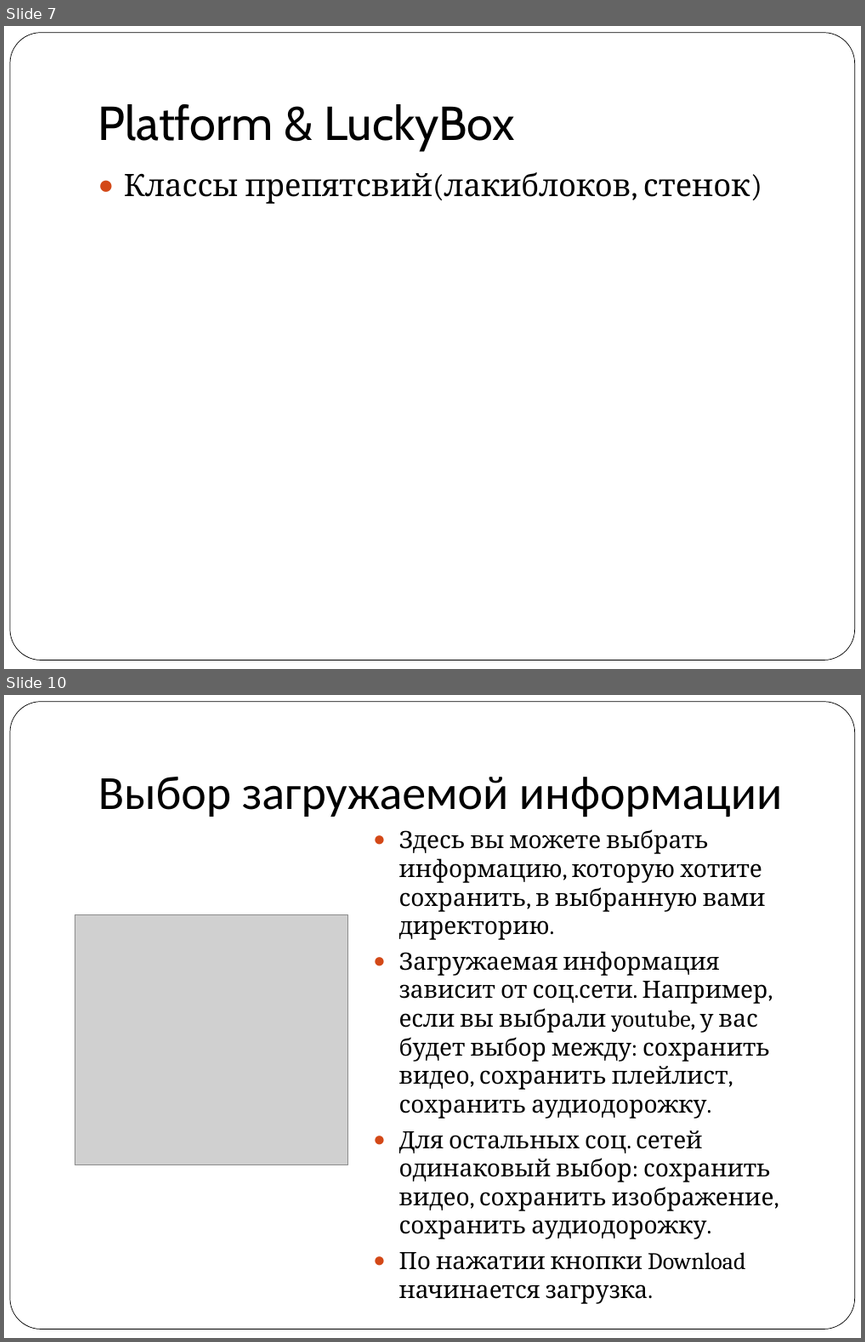
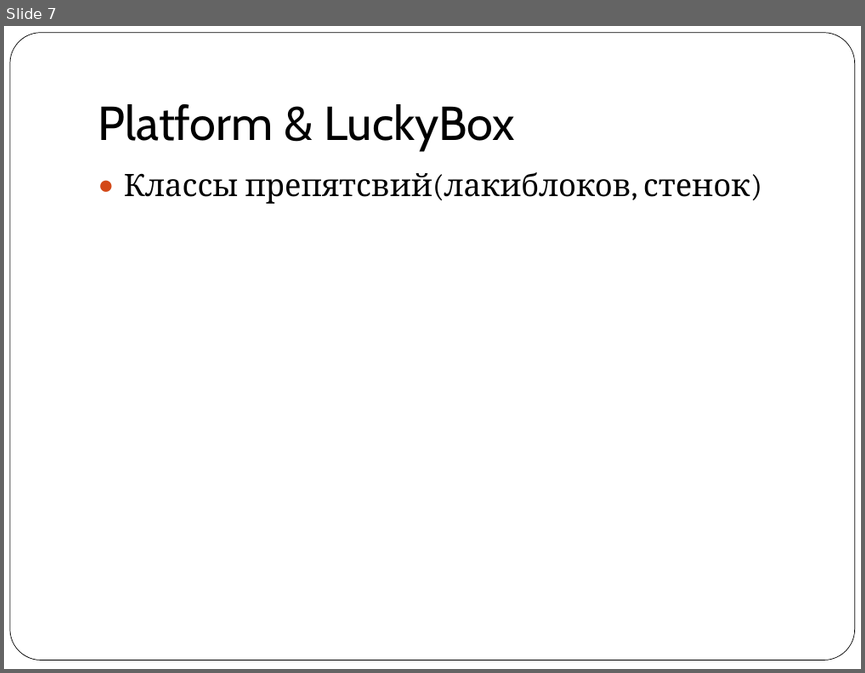
Before and after one commit to vitaly06/SuperMario, a slide deck: piton.ppt. Shown one above the other, each under a label of ours: slides 7 and 10 before the commit, slide 7 after it; the slides between them are not shown. The pictures are 865x1342 and 865x673 pixels, drawn with LibreOffice and Linux fonts; fonts in the diff are those of the drawing; grey boxes stand for pictures. Boxes give left, top, right and bottom in pixels: in the first picture for what was removed or moved away, otherwise in the second. Text is boxed around its words. In the diff, an @@ line names an element or a change of style, - is before the commit and + after.

```diff
--- a/piton.ppt
+++ b/piton.ppt
@@ slide 10 removed at <box>4,695,861,1338</box>, background #FFFFFF; not listed: 1 template element that a slide beside it also shows @@
@@ title removed at <box>98,777,782,817</box> @@
-Выбор загружаемой информации
@@ text removed at <box>399,829,774,1304</box> @@
-● Здесь вы можете выбрать информацию, которую хотите сохранить, в выбранную вами директорию.
-● Загружаемая информация зависит от соц.сети. Например, если вы выбрали youtube, у вас будет выбор между: сохранить видео, сохранить плейлист, сохранить аудиодорожку.
-● Для остальных соц. сетей одинаковый выбор: сохранить видео, сохранить изображение, сохранить аудиодорожку.
-● По нажатии кнопки Download начинается загрузка.
@@ picture removed at <box>75,915,348,1164</box> @@
```
Also in this commit, not shown: 2 slides changed, 4 slides added, 7 other slides removed, 9 other files.
